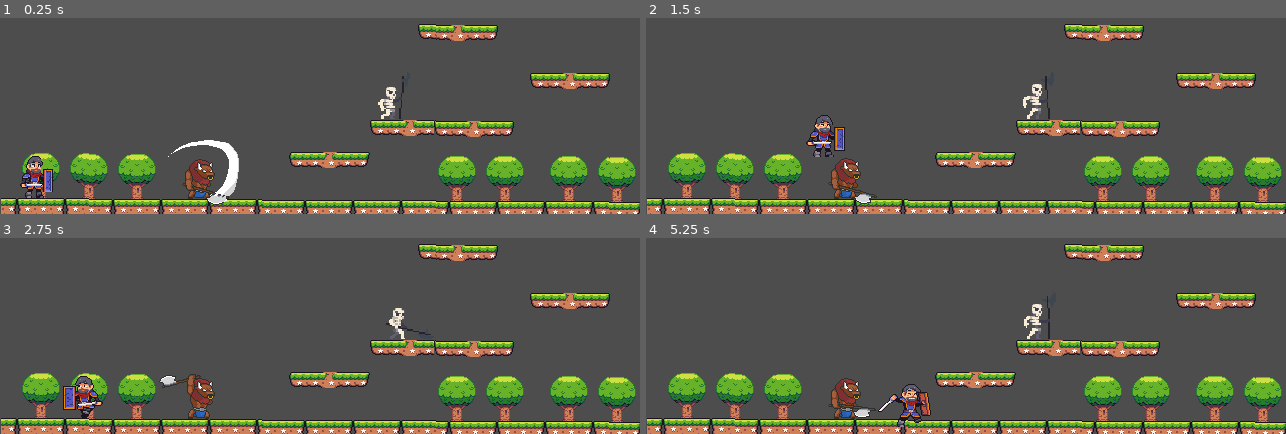
Above: before the commit, frames 1-4 (two rows, left to right).
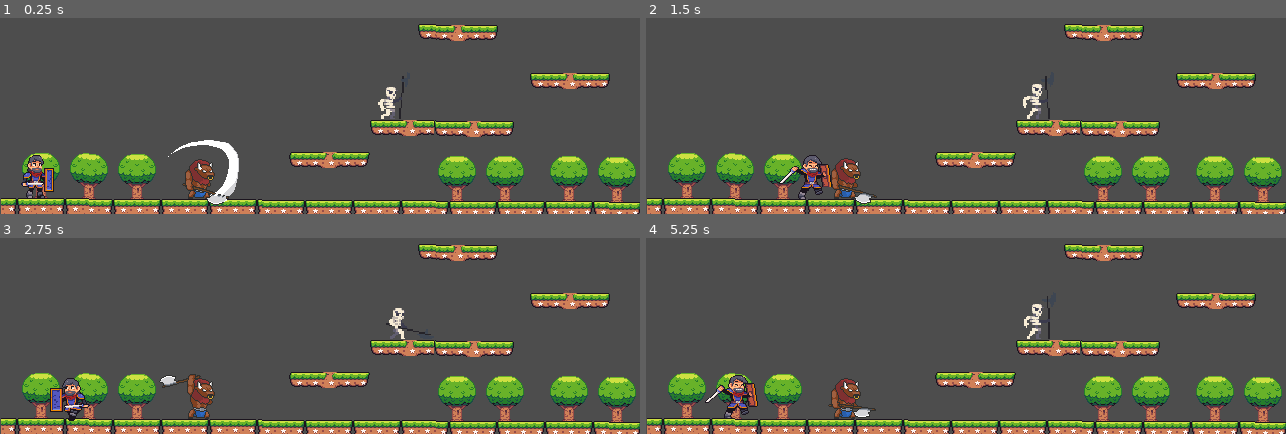
Above: after the commit, the same moments.

Repository: naconmizu/GAME
Game: Godot game, scene res://scenes/main.tscn
The game is run twice, just before and just after one commit, with the same random seed, the same clock (stepped at 60 frames per second) and the same inputs.
Inputs:
- Up to frame 1 (0.25 s): no input
- Up to frame 2 (1.5 s): hold D (ui_right) from 0.53 s (still down); tap Space (ataque) at 0.6, 1.35 s; tap W (ui_up) at 0.77 s
- Up to frame 3 (2.75 s): tap W (ui_up) at 1.52 s; release D (ui_right) at 2.03 s; hold A (ui_left) from 2.03 s (still down); tap Space (ataque) at 2.1 s
- Up to frame 4 (5.25 s): release A (ui_left) at 2.78 s; hold D (ui_right) 2.78-4.28 s; tap Space (ataque) every 0.75 s from 2.85 to 5.1 s; tap W (ui_up) at 3.02, 3.77, 4.52 s; hold A (ui_left) 4.28-5.03 s; hold D (ui_right) from 5.03 s (still down)

The runs differ from the first frame. In frame 1, 0.5% of the frame differs, in the area x 3-9%, y 69-92%; in frame 2, 1.5%; in frame 3, 1.1%; in frame 4, 1.6%, in the area x 9-45%, y 69-97%.

Commit message:
character fixed

Diff:
--- a/scenes/main.tscn
+++ b/scenes/main.tscn
@@ -944,13 +944,12 @@
 [node name="animação" type="AnimatedSprite2D" parent="personagem"]
 visibility_layer = 513
 z_index = 20
-position = Vector2(13, -23)
-scale = Vector2(0.903125, 0.9375)
+position = Vector2(14, -13)
+scale = Vector2(0.903125, 0.953125)
 sprite_frames = SubResource("SpriteFrames_rj586")
-animation = &"atacar"
+animation = &"correr"
 autoplay = "parado"
-frame = 1
-frame_progress = 0.610261
+offset = Vector2(0, -11.45)
 
 [node name="TileMap" type="TileMap" parent="."]
 position = Vector2(3, 0)
--- a/scripts/personagem.gd
+++ b/scripts/personagem.gd
@@ -7,7 +7,7 @@
 
 func _ready() -> void:
 	textura.animation_finished.connect(_on_ataque_finalizado)
-
+	textura.animation_changed.connect(_on_anim_changed)
 
 func _physics_process(delta: float) -> void:
 	aplicar_gravidade(delta)
@@ -33,7 +33,7 @@
 
 	if textura.animation == "atacar":
 		print("n ta pulando por isso")
-		pass
+		return
 	# Pulo
 	if Input.is_action_just_pressed("ui_up") and is_on_floor():
 		velocity.y = JUMP_VELOCITY
@@ -71,3 +71,13 @@
 	# só volto pro "parado" se a animação atual for mesmo "atacar"
 	if textura.animation == "atacar":
 		textura.play("parado")
+
+
+
+func _on_anim_changed() -> void:
+	# checa diretamente a propriedade textura.animation
+
+	if textura.animation == "atacar":
+		textura.position = Vector2(0, -20)
+	else:
+		textura.position = Vector2(0,-10)
